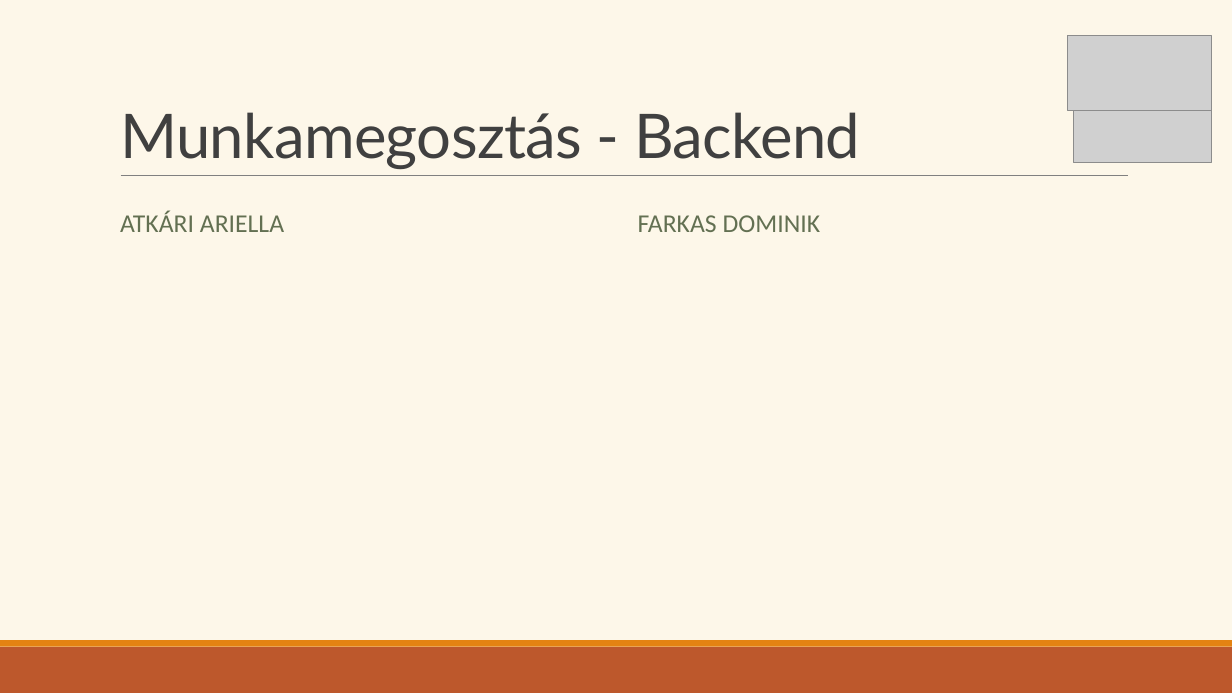
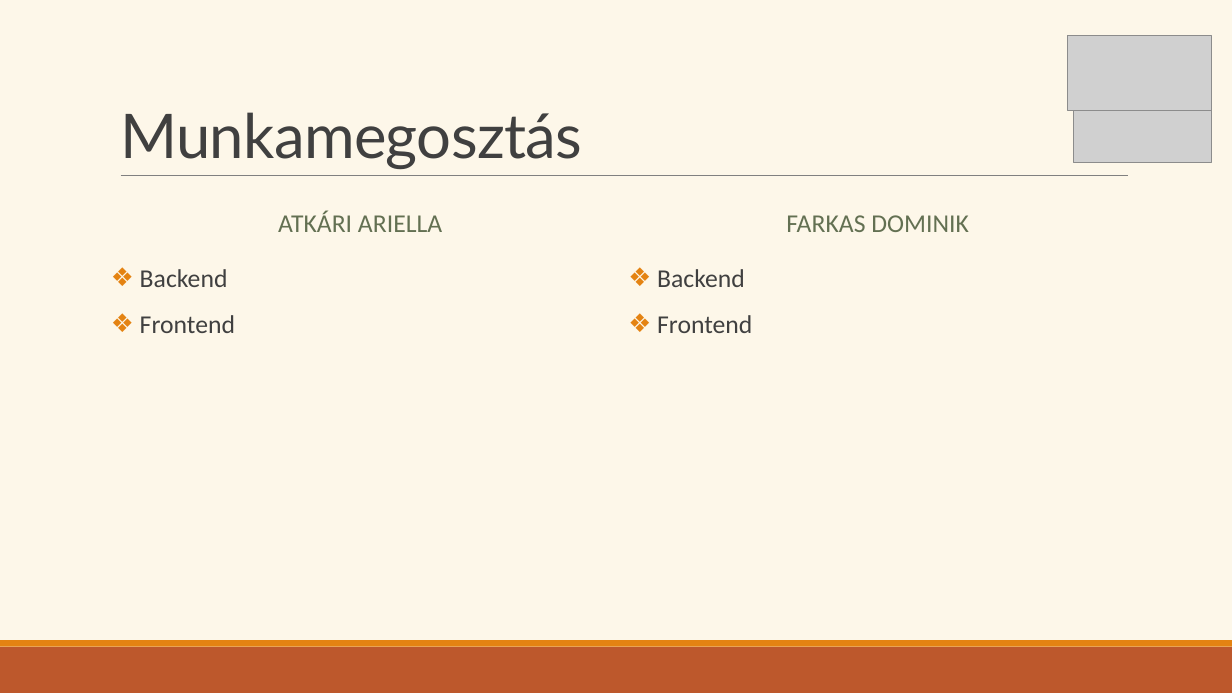
Before and after one commit to Ella50/13_S1_1_vizsgaremek, a slide deck: slide 7 of Dokumentációhoz/Prezentáció/eMenza_AtkariAriella_FarkasDominik.pptx (slide 18 before the commit). Drawn at 1232x693 pixels with LibreOffice and Linux fonts; fonts in the diff are those of the drawing; grey boxes stand for pictures. Boxes give left, top, right and bottom in pixels: in the first picture for what was removed or moved away, otherwise in the second. Text is boxed around its words. In the diff, an @@ line names an element or a change of style, - is before the commit and + after.

```diff
--- a/Dokumentációhoz/Prezentáció/eMenza_AtkariAriella_FarkasDominik.pptx
+++ b/Dokumentációhoz/Prezentáció/eMenza_AtkariAriella_FarkasDominik.pptx
@@ title at box(120, 112, 582, 170): text changed @@
-Munkamegosztás - Backend
+Munkamegosztás
@@ text "ATKÁRI ARIELLA" at box(278, 211, 442, 232): alignment left to centre @@
@@ text "FARKAS DOMINIK" at box(786, 215, 969, 232): alignment left to centre @@
@@ text added at box(140, 269, 235, 333), 20 pt, text #404040 @@
+❖ Backend
+❖ Frontend
@@ text added at box(657, 269, 752, 333), 20 pt, text #404040 @@
+❖ Backend
+❖ Frontend
```
Also in this commit, not shown: 9 other slides changed, 2 slides added, 5 slides removed, 3 other files.
